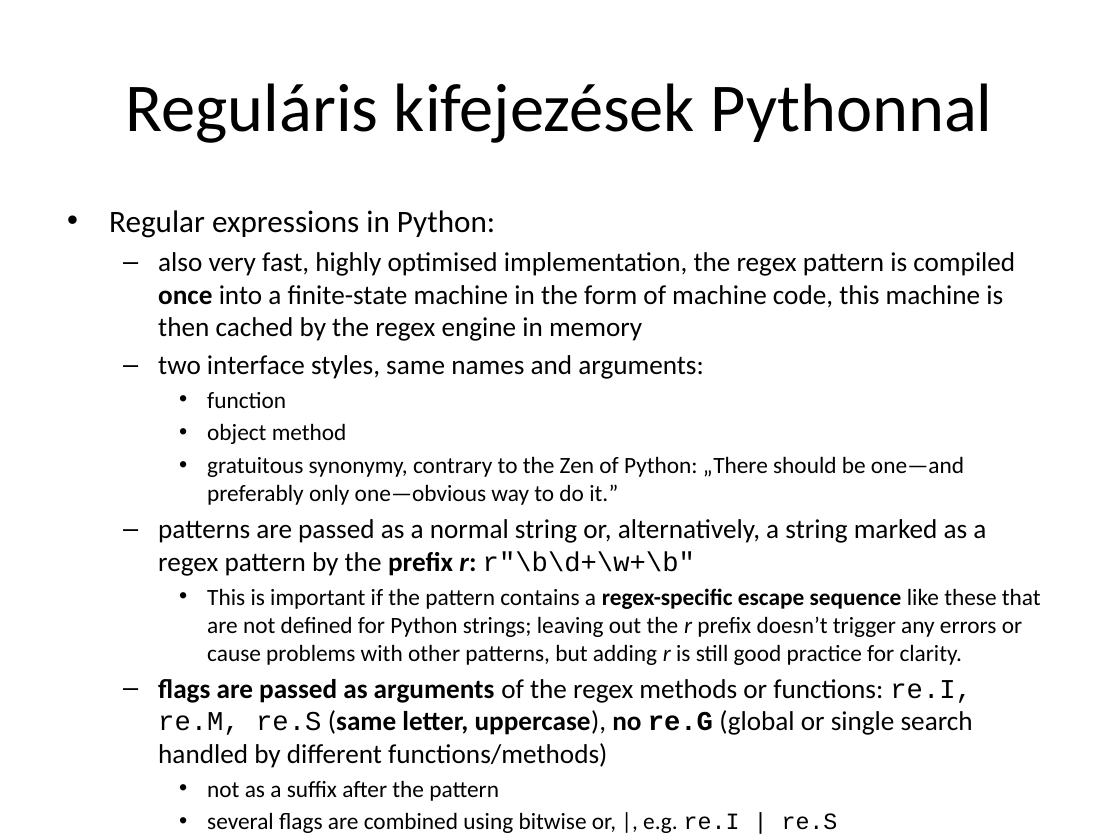
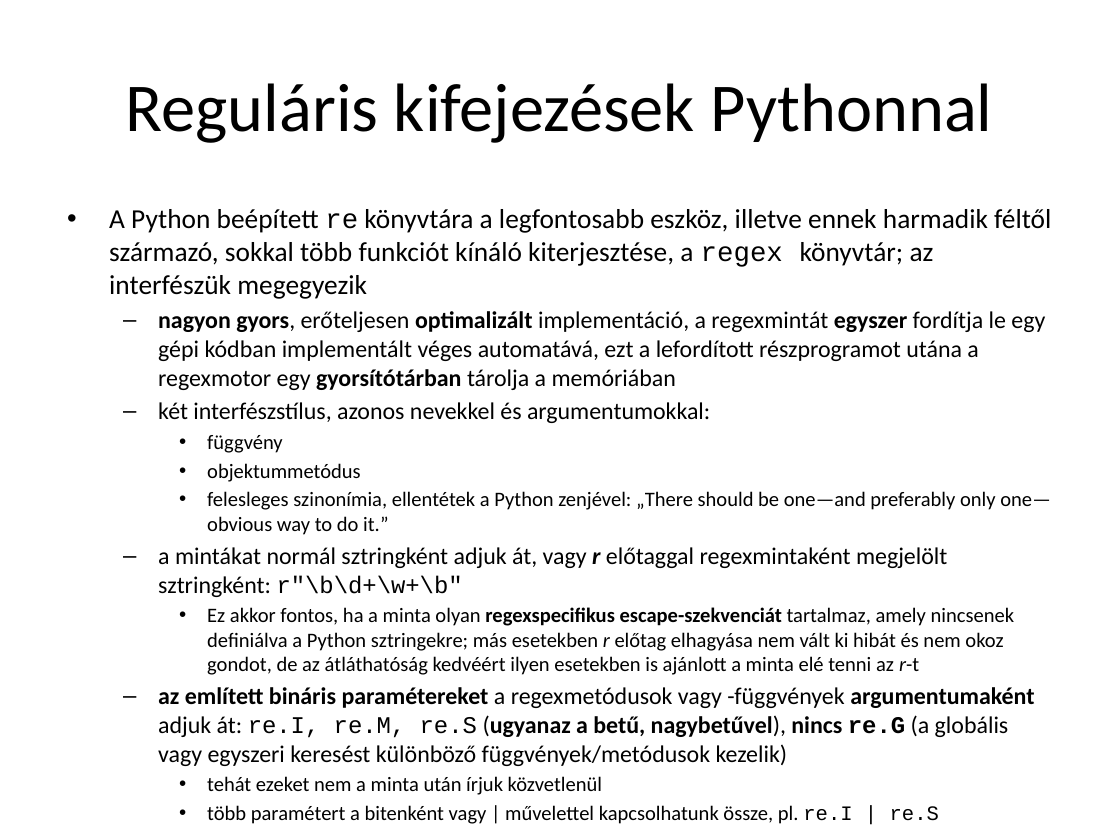
Before and after one commit to Clinical-Bioinformatics-Debrecen/nlp_magyar_2025, a slide deck: slide 28 of 2.pptx. Drawn at 1120x840 pixels with LibreOffice and Linux fonts; fonts in the diff are those of the drawing. Boxes give left, top, right and bottom in pixels: in the first picture for what was removed or moved away, otherwise in the second. Text is boxed around its words. In the diff, an @@ line names an element or a change of style, - is before the commit and + after.

```diff
--- a/2.pptx
+++ b/2.pptx
@@ text at (109,209,1051,824): text changed; size 17.5 to 15.4 pt @@
-• Regular expressions in Python:
-  – also very fast, highly optimised implementation, the regex pattern is compiled once into a finite-state machine in the form of machine code, this machine is then cached by the regex engine in memory
-  – two interface styles, same names and arguments:
-    • function
-    • object method
-    • gratuitous synonymy, contrary to the Zen of Python: „There should be one—and preferably only one—obvious way to do it.”
-  – patterns are passed as a normal string or, alternatively, a string marked as a regex pattern by the prefix r: r"\b\d+\w+\b"
-    • This is important if the pattern contains a regex-specific escape sequence like these that are not defined for Python strings; leaving out the r prefix doesn’t trigger any errors or cause problems with other patterns, but adding r is still good practice for clarity.
-  – flags are passed as arguments of the regex methods or functions: re.I, re.M, re.S (same letter, uppercase), no re.G (global or single search handled by different functions/methods)
-    • not as a suffix after the pattern
-    • several flags are combined using bitwise or, |, e.g. re.I | re.S
+• A Python beépített re könyvtára a legfontosabb eszköz, illetve ennek harmadik féltől származó, sokkal több funkciót kínáló kiterjesztése, a regex könyvtár; az interfészük megegyezik
+  – nagyon gyors, erőteljesen optimalizált implementáció, a regexmintát egyszer fordítja le egy gépi kódban implementált véges automatává, ezt a lefordított részprogramot utána a regexmotor egy gyorsítótárban tárolja a memóriában
+  – két interfészstílus, azonos nevekkel és argumentumokkal:
+    • függvény
+    • objektummetódus
+    • felesleges szinonímia, ellentétek a Python zenjével: „There should be one—and preferably only one—obvious way to do it.”
+  – a mintákat normál sztringként adjuk át, vagy r előtaggal regexmintaként megjelölt sztringként: r"\b\d+\w+\b"
+    • Ez akkor fontos, ha a minta olyan regexspecifikus escape-szekvenciát tartalmaz, amely nincsenek definiálva a Python sztringekre; más esetekben r előtag elhagyása nem vált ki hibát és nem okoz gondot, de az átláthatóság kedvéért ilyen esetekben is ajánlott a minta elé tenni az r-t
+  – az említett bináris paramétereket a regexmetódusok vagy -függvények argumentumaként adjuk át: re.I, re.M, re.S (ugyanaz a betű, nagybetűvel), nincs re.G (a globális vagy egyszeri keresést különböző függvények/metódusok kezelik)
+    • tehát ezeket nem a minta után írjuk közvetlenül
+    • több paramétert a bitenként vagy | művelettel kapcsolhatunk össze, pl. re.I | re.S
```
Also in this commit, not shown: 6 other slides changed.
